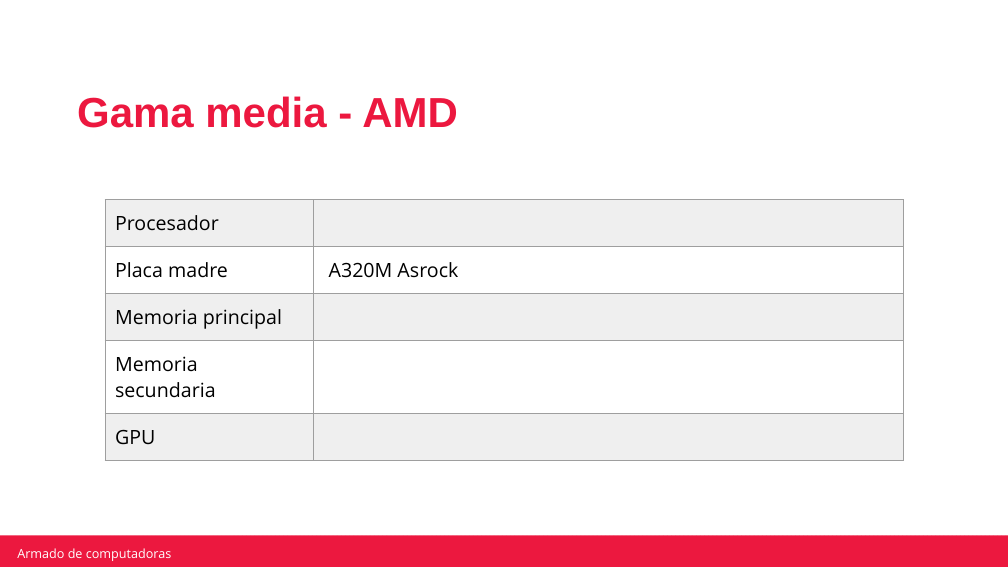
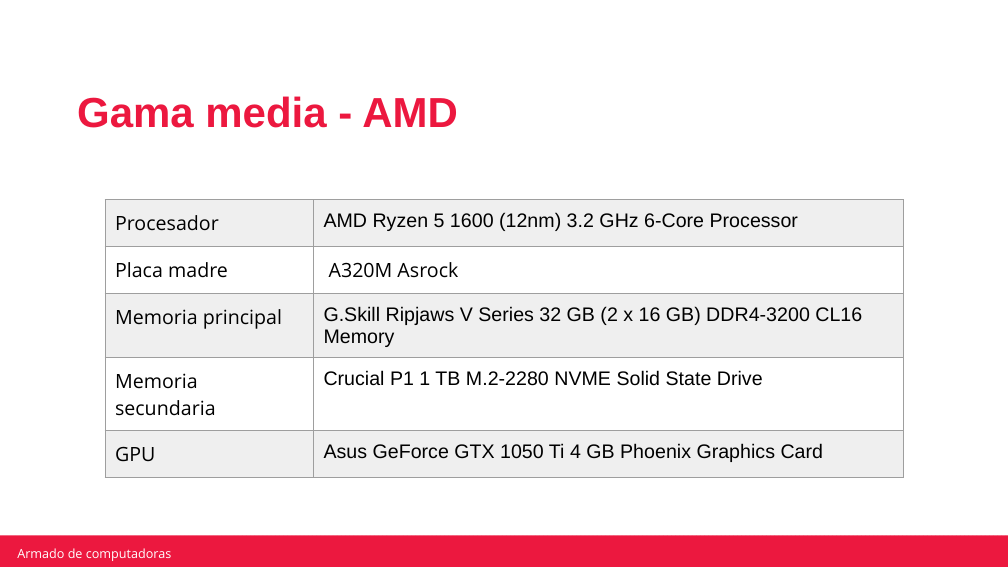
Before and after one commit to robertotorfe/Mochila-Camada-2-0522, a slide deck: slide 15 of Actividad integradora armado de computadoras.pptx. Drawn at 1008x567 pixels with LibreOffice and Linux fonts; fonts in the diff are those of the drawing; background and template pictures are left out. Boxes give left, top, right and bottom in pixels: in the first picture for what was removed or moved away, otherwise in the second. Text is boxed around its words. In the diff, an @@ line names an element or a change of style, - is before the commit and + after.

```diff
--- a/Actividad integradora armado de computadoras.pptx
+++ b/Actividad integradora armado de computadoras.pptx
@@ table at box(105, 200, 903, 466) @@
-row 1, column 2: 
+row 1, column 2: AMD Ryzen 5 1600 (12nm) 3.2 GHz 6-Core Processor
-row 3, column 2: 
+row 3, column 2: G.Skill Ripjaws V Series 32 GB (2 x 16 GB) DDR4-3200 CL16 Memory
-row 4, column 2: 
+row 4, column 2: Crucial P1 1 TB M.2-2280 NVME Solid State Drive
-row 5, column 2: 
+row 5, column 2: Asus GeForce GTX 1050 Ti 4 GB Phoenix Graphics Card
```
Also in this commit, not shown: 8 other slides changed.
